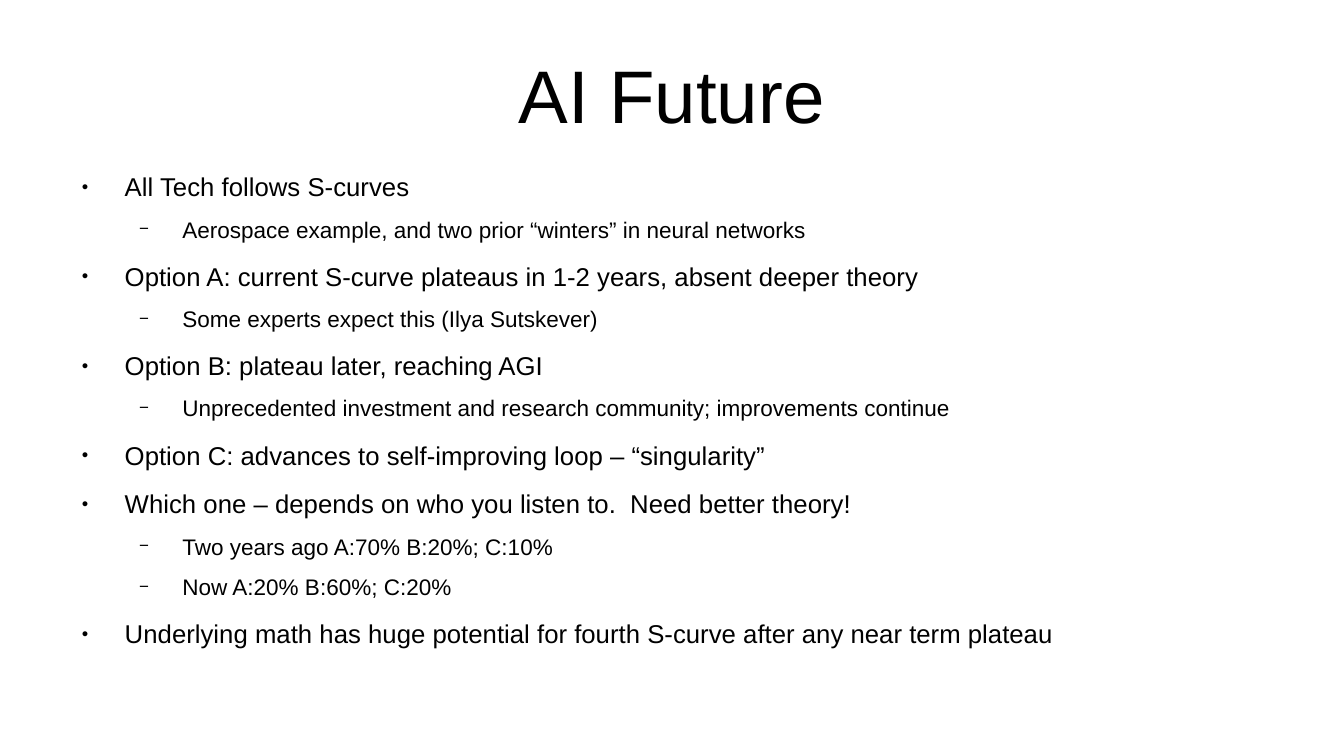
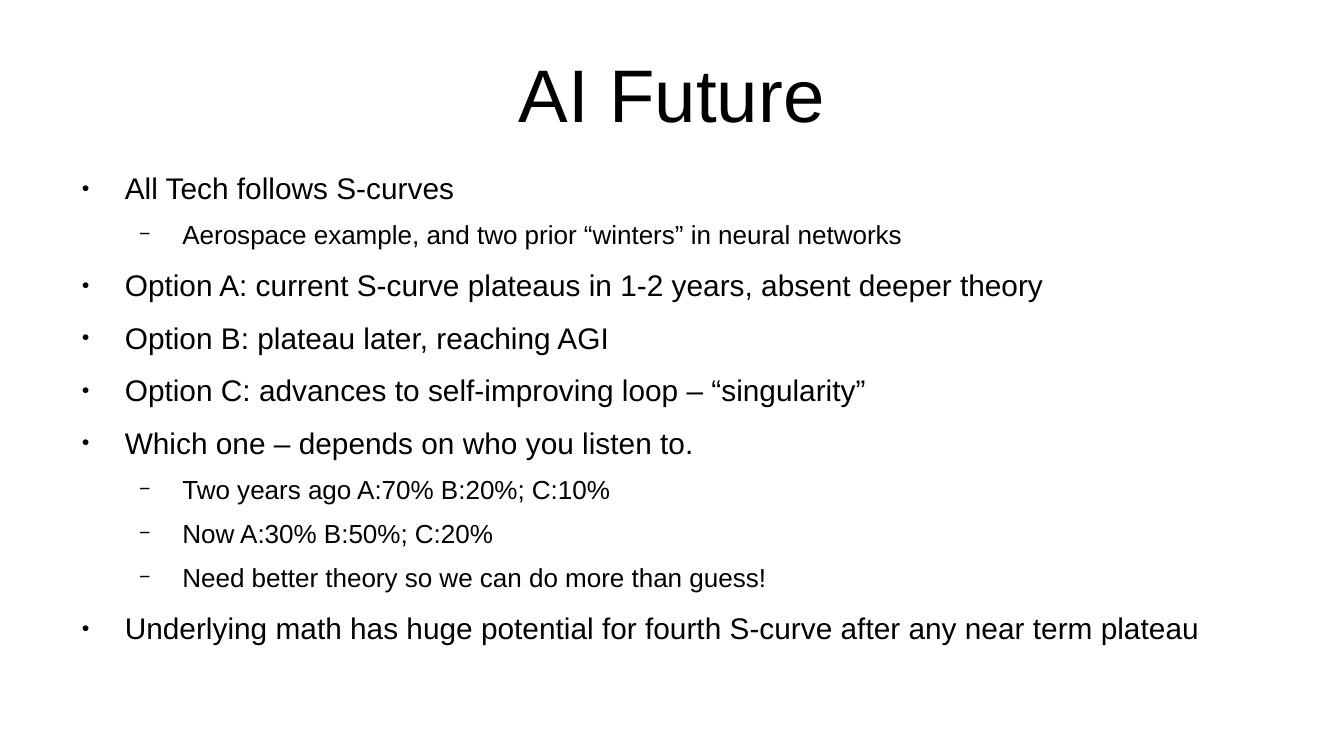
Before and after one commit to ClintStaley/AITalks, a slide deck: slide 8 of UATX/AIUpdate26.pptx. Drawn at 1344x756 pixels with LibreOffice and Linux fonts; fonts in the diff are those of the drawing. Boxes give left, top, right and bottom in pixels: in the first picture for what was removed or moved away, otherwise in the second. Text is boxed around its words. In the diff, an @@ line names an element or a change of style, - is before the commit and + after.

```diff
--- a/UATX/AIUpdate26.pptx
+++ b/UATX/AIUpdate26.pptx
@@ text at bbox=[125, 177, 1199, 645]: size 15.2 to 17.6 pt in "All Tech follows S-curves", "Option A: current S-curve plateaus in 1-2 ...", "Option B: plateau later, reaching AGI", "Option C: advances to self-improving loop – ..." and 1 more places; size 13.3 to 15.4 pt in "Aerospace example, and two prior “winters” in ...", "Two years ago A:70% B:20%; C:10%" @@
@@ text at bbox=[182, 310, 598, 332]: paragraph removed @@
-  − Some experts expect this (Ilya Sutskever)
@@ text at bbox=[182, 399, 949, 421]: paragraph removed @@
-  − Unprecedented investment and research community; improvements continue
@@ text at bbox=[125, 432, 693, 459]: text changed; size 15.2 to 17.6 pt @@
-● Which one – depends on who you listen to. Need better theory!
+● Which one – depends on who you listen to.
@@ text at bbox=[182, 524, 766, 593]: text changed; size 13.3 to 15.4 pt @@
-  − Now A:20% B:60%; C:20%
+  − Now A:30% B:50%; C:20%
+  − Need better theory so we can do more than guess!
```
Also in this commit, not shown: 5 other slides changed, 2 slides added.
